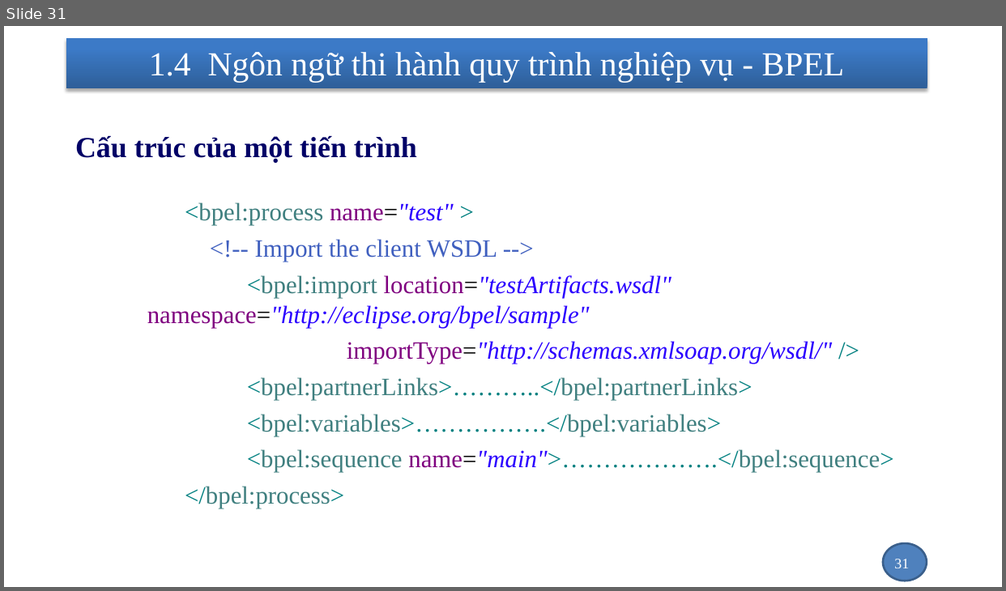
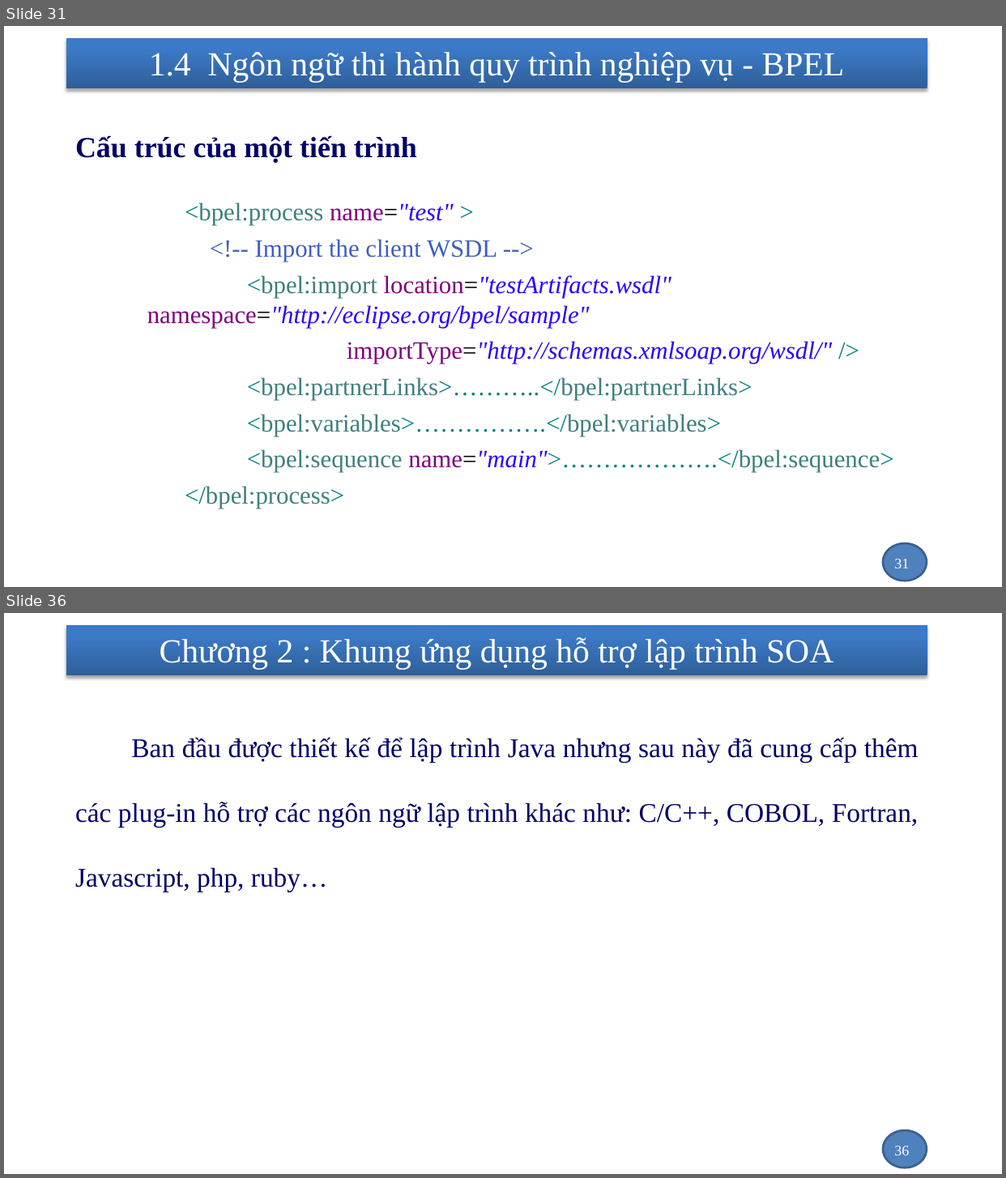
Before and after one commit to nhanhnt/LUANVAN, a slide deck: WORD/luanvan_nhanhnt_ver1.pptx. Shown one above the other, each under a label of ours: slide 31 before the commit, slides 31 and 36 after it; the slides between them are not shown. The pictures are 1006x591 and 1006x1178 pixels, drawn with LibreOffice and Linux fonts; fonts in the diff are those of the drawing; background and template pictures are left out. Boxes give left, top, right and bottom in pixels: in the first picture for what was removed or moved away, otherwise in the second. Text is boxed around its words. In the diff, an @@ line names an element or a change of style, - is before the commit and + after.

```diff
--- a/WORD/luanvan_nhanhnt_ver1.pptx
+++ b/WORD/luanvan_nhanhnt_ver1.pptx
@@ slide 36 added at [4,613,1002,1174], background picture (left out); not listed: 2 template elements that a slide beside it also shows @@
@@ title added at [160,637,833,670], 32.4 pt, text #FFFFFF @@
+Chương 2 : Khung ứng dụng hỗ trợ lập trình SOA
@@ text added at [75,738,918,892], 26 pt, text #000066 @@
+    Ban đầu được thiết kế để lập trình Java nhưng sau này đã cung cấp thêm các plug-in hỗ trợ các ngôn ngữ lập trình khác như: C/C++, COBOL, Fortran, Javascript, php, ruby…
@@ page number added at [894,1146,909,1156], 14 pt, text #FFFFFF @@
+36
```
Also in this commit, not shown: 1 slide changed, 11 other slides added, 1 slide removed, 1 other file.
